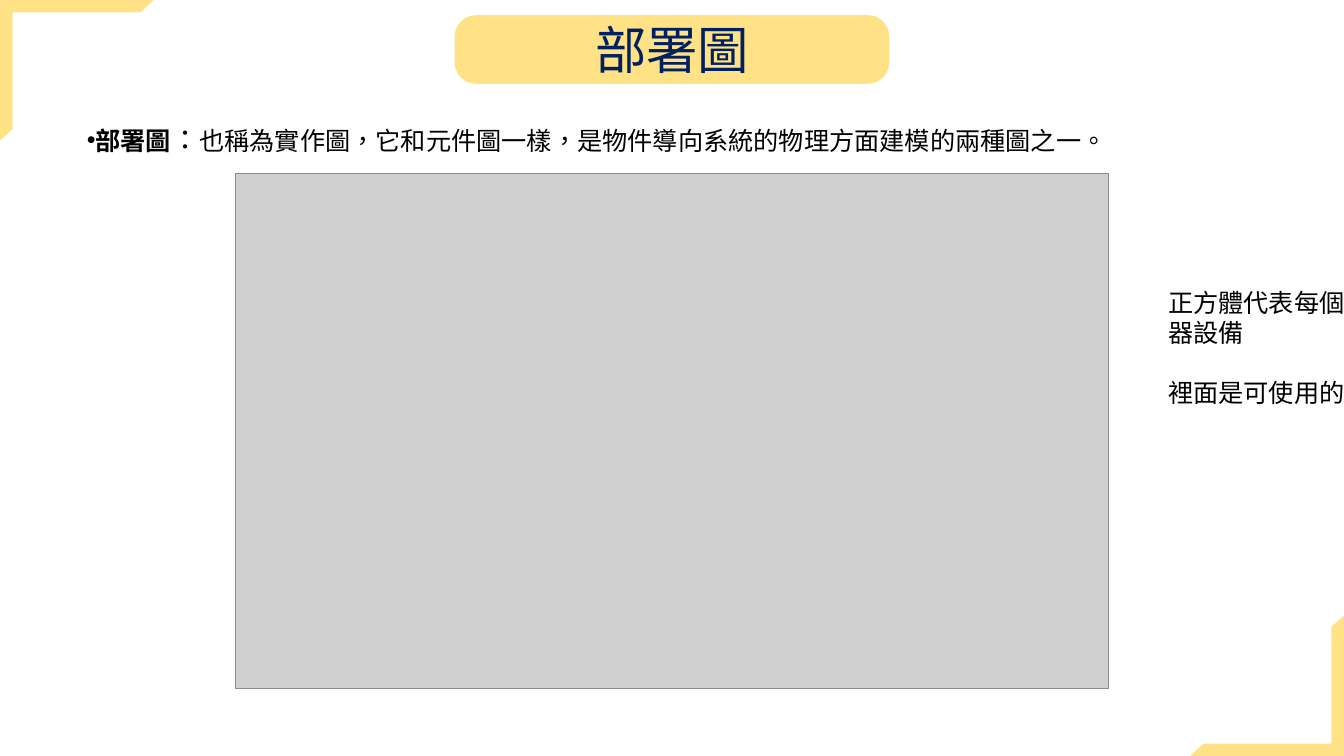
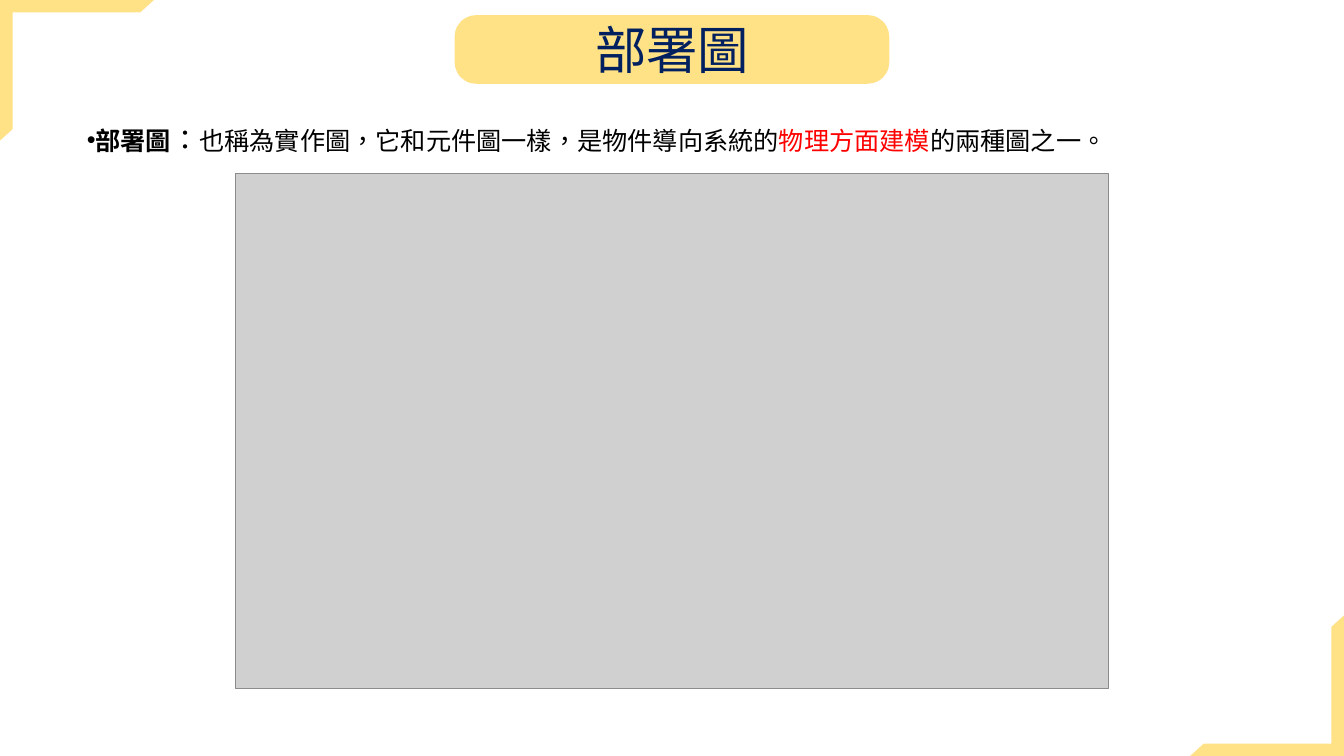
Before and after one commit to jiakai912/114201_poject, a slide deck: slide 7 of 11336032/uml報告.pptx (slide 5 before the commit). Drawn at 1344x756 pixels with LibreOffice and Linux fonts; fonts in the diff are those of the drawing; grey boxes stand for pictures. Boxes give left, top, right and bottom in pixels: in the first picture for what was removed or moved away, otherwise in the second. Text is boxed around its words. In the diff, an @@ line names an element or a change of style, - is before the commit and + after.

```diff
--- a/11336032/uml報告.pptx
+++ b/11336032/uml報告.pptx
@@ text "部署圖：也稱為實作圖，它和元件圖一樣，是物件導向系統的物理方面建模的兩種圖之一。" at [96, 125, 1106, 157]: text colour #000000 to #FF0000 in "部署圖：也稱為實作圖，它和元件圖一樣，是物件導向系統的物理方面建模的兩種圖之一。" @@
@@ text removed at [1168, 290, 1344, 404] @@
-正方體代表每個單獨機器設備
-裡面是可使用的功能
```
Also in this commit, not shown: 8 other slides changed, 1 slide added.
